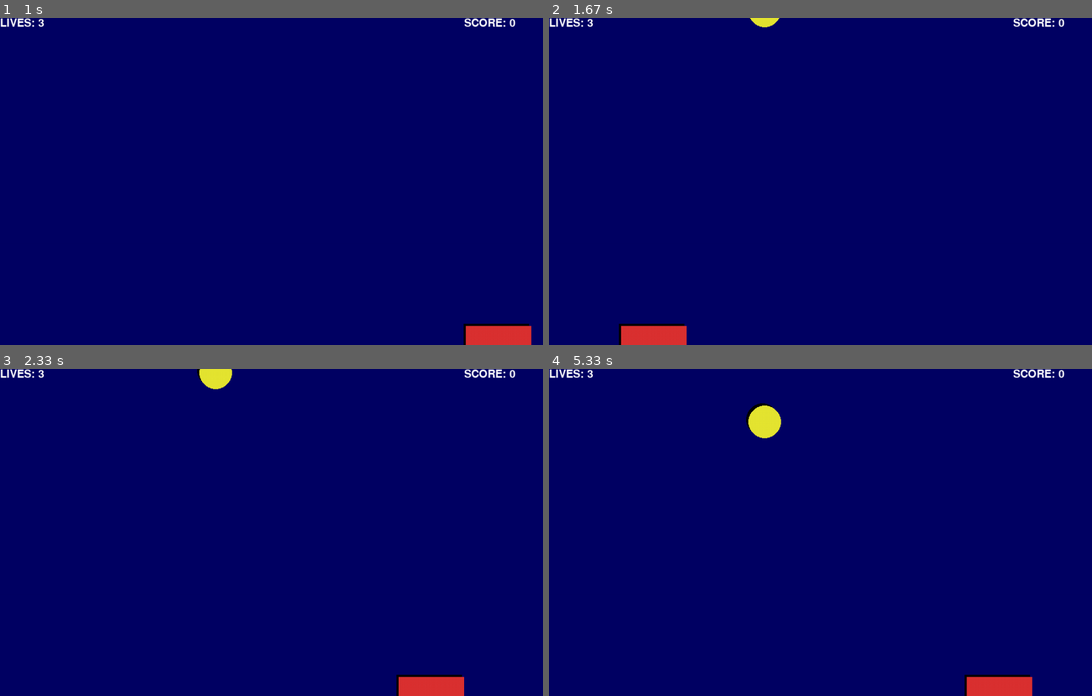
Above: before the commit, frames 1-4 (two rows, left to right).
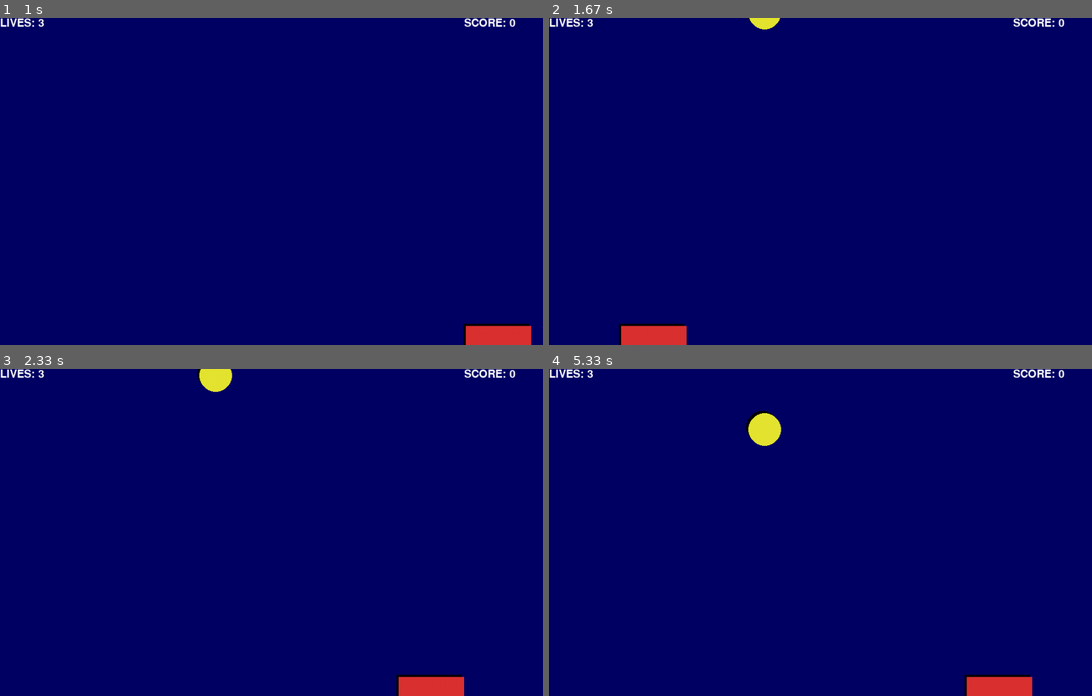
Above: after the commit, the same moments.

Repository: DeepNoceans/PythonPrograms
Game: pygame game, started from Pygame!/L3Cs/bombcatcher2.py
Two runs of this game, one before a commit and one after it. Both use one fixed random seed, a clock stepped at 60 frames per second and the inputs below.
Inputs (mouse positions are in pixels of both pictures, inside the frame that each line leads up to):
- Up to frame 1 (1 s): click (271, 181) at 0.38 s; click (466, 220) at 0.72 s
- Up to frame 2 (1.67 s): click (614, 76) at 1.05 s; click (619, 227) at 1.38 s
- Up to frame 3 (2.33 s): click (358, 411) at 1.72 s; click (396, 483) at 2.05 s
- Up to frame 4 (5.33 s): click (701, 565) at 2.38 s; click (918, 640) at 2.72 s; click (684, 588) at 3.05 s; click (1015, 431) at 3.38 s; click (641, 483) at 3.72 s; click (972, 548) at 4.05 s; click (646, 594) at 4.38 s; click (755, 640) at 4.72 s; click (967, 584) at 5.05 s

Frame 1 is identical in both runs. In frame 2, less than 0.1% of the frame differs, in the area x 36-43%, y 0-4%; in frame 3, less than 0.1%; in frame 4, 0.4%, in the area x 36-43%, y 10-24%.

Commit message:
asdf
asdf

Diff:
--- a/Pygame!/L3Cs/KB_Demo.py
+++ b/Pygame!/L3Cs/KB_Demo.py
@@ -49,9 +49,9 @@
             game_over = False
             score = 0
             seconds = 11
-            clock_start = time.clock()
+            clock_start = time()
 
-    current = time.clock() - clock_start
+    current = time() - clock_start
     speed = score * 6
     if seconds-current < 0:
         game_over = True
--- a/Pygame!/L3Cs/bombcatcher2.py
+++ b/Pygame!/L3Cs/bombcatcher2.py
@@ -1,4 +1,5 @@
-# Bomb Catcher Game
+# Mohamad Moussaoui
+
 
 import sys
 import random
@@ -58,7 +59,7 @@
 bomb_y3 = -650
 # bomb_y4 = -850
 
-vel_y = .5
+vel_y = .55
 
 #repeating loop
 while True:
--- a/Pygame!/L4Cs/L4_C1_Circle.py
+++ b/Pygame!/L4Cs/L4_C1_Circle.py
@@ -6,13 +6,13 @@
 
 pygame.init()
 
-screen = pygame.display.set_mode((600,500))
+screen = pygame.display.set_mode((1000, 1000))
 pygame.display.set_caption("Circle Demo")
 screen.fill((0,0,100))
 
-pos_x = 300
+pos_x  = 600
 
-pos_y = 250
+pos_y  = 550
 
 radius = 200
 
@@ -65,10 +65,10 @@
     y = math.sin( math.radians (angle)) * radius
 
     #draw one step around the circle
-    pos = (int(pos_x + x), int(pos_y + y)), (int(pos_x + x)+20,
-                                             int(pos_y + y)+20), (int(pos_x + x)-40, int(pos_y + y)-40), (int(pos_x + x)+100, int(pos_y + y)-10)
+    pos = (int(pos_x + x), int(pos_y + y)), (int(pos_x + x)+200,
+                                     int(pos_y + y)-320), (int(pos_x + x)-40, int(pos_y + y)-40), (int(pos_x + x)+400, int(pos_y + y)+300), (int(pos_x + x)-500, int(pos_y + y)-100)
 
-    pygame.draw.polygon(screen,color,pos, 0)
+    pygame.draw.polygon(screen,color,pos, 1)
     # pygame.draw.circle(screen, color, pos, wide, 0)
 
     pygame.display.update()
--- a/Pygame!/L4Cs/L4_C2_Clock.py
+++ b/Pygame!/L4Cs/L4_C2_Clock.py
@@ -42,7 +42,7 @@
 
 second_color = 130, 180, 255
 
-hour_color = 200, 210, 255
+hour_color = 80, 150, 255
 
 pos_x = 300
 pos_y = 250
@@ -68,8 +68,18 @@
 
     screen.fill((50, 100, 200))
 
+    for n in range(1, 51):
+        angle = math.radians(n * (360/60)-90)
+        x = math.cos(angle) * (radius+200)-600
+        y = math.sin(angle) * (radius+200)-550
+
+        x2 = math.cos(angle) * (radius+200)+900
+        y2 = math.sin(angle) * (radius+200)+750
+
+        pygame.draw.line(screen, (50, 110, 210), (x, y), (x2, y2), 20)
+
     #draw one step_around the circle
-    pygame.draw.circle (screen, white, (pos_x, pos_y), radius, 6)
+    pygame.draw.circle(screen, white, (pos_x, pos_y), radius, 6)
 
     #draw the clock numbers 1-12
 
@@ -81,14 +91,39 @@
 
         print_text2(font1, pos_x+x, pos_y+y, str(n))
 
+    for n in range(1, 61):
+        angle = math.radians(n * (360/60)-90)
+        x = math.cos(angle) * (radius-20)+300
+        y = math.sin(angle) * (radius-20)+250
+
+        x2 = math.cos(angle) * (radius-3)+300
+        y2 = math.sin(angle) * (radius-3)+250
+
+        pygame.draw.line(screen, white, (x, y), (x2, y2), 5)
+
 
 
     #get the time of day
 
-    today = datetime.today()
+    today = datetime.now()
     hours = today.hour % 12
     minutes = today.minute
     seconds = today.second
+
+    #draw the hours hand shadow
+
+    hour_angle = wrap_angle(hours * (360/12) - 90)
+    hour_angle = math.radians(hour_angle)
+
+    hour_x = math.cos(hour_angle) * (radius-80)
+
+    hour_y = math.sin(hour_angle) * (radius-80)
+    target = (pos_x+hour_x, pos_y+hour_y)
+    target2 = (pos_x+hour_x-5, pos_y+hour_y-5)
+
+    pygame.draw.line(screen, (40, 80, 160), (pos_x-5, pos_y-5), target2, 17)
+
+    #draw the seconds hand shadow
 
     sec_angle = wrap_angle(seconds * (360/60) - 90)
 
@@ -100,33 +135,7 @@
 
     pygame.draw.line(screen, (40, 80, 160), (pos_x-5, pos_y-5), target2, 6)
 
-    for n in range(1, 13):
-
-        angle = math.radians(n * (360/12) - 90)
-        x = math.cos(angle) * (radius-35) - 10
-        y = math.sin(angle) * (radius-35) - 10
-
-        print_text(font1, pos_x+x, pos_y+y, str(n))
-
-    #draw the hours hand
-
-    hour_angle = wrap_angle(hours * (360/12) - 90)
-    hour_angle = math.radians(hour_angle)
-
-    hour_x = math.cos(hour_angle) * (radius-80)
-
-    hour_y=math.sin(hour_angle) * (radius-80)
-    target=(pos_x+hour_x, pos_y+hour_y)
-
-    pygame.draw.line(
-        screen, hour_color, (pos_x-5, pos_y-5), target2, 17)
-
-    # pygame.draw.line(
-    #     screen, hour_color, (pos_x, pos_y), target, 17)
-
-
-    #draw the minutes hand
-
+    #draw the minutes hand shadow
     min_angle = wrap_angle(minutes * (360/60) - 90)
     min_angle = math.radians(min_angle)
     min_x = math.cos(min_angle) * (radius-60)
@@ -138,6 +147,39 @@
 
     pygame.draw.line(screen, (40, 80, 160), (pos_x-5, pos_y-5), target2, 12)
 
+    for n in range(1, 13):
+
+        angle = math.radians(n * (360/12) - 90)
+        x = math.cos(angle) * (radius-50) - 20
+        y = math.sin(angle) * (radius-50) - 20
+
+        print_text(font1, pos_x+x, pos_y+y, str(n))
+
+    #draw the hours hand
+
+    hour_angle = wrap_angle(hours * (360/12) - 90)
+    hour_angle = math.radians(hour_angle)
+
+    hour_x = math.cos(hour_angle) * (radius-80)
+
+    hour_y=math.sin(hour_angle) * (radius-80)
+    target=(pos_x+hour_x, pos_y+hour_y)
+    target2 = (pos_x+hour_x-5, pos_y+hour_y-5)
+
+
+    pygame.draw.line(screen, hour_color, (pos_x, pos_y), target, 17)
+
+
+    #draw the minutes hand
+
+    min_angle = wrap_angle(minutes * (360/60) - 90)
+    min_angle = math.radians(min_angle)
+    min_x = math.cos(min_angle) * (radius-60)
+    min_y = math.sin(min_angle) * (radius-60)
+    target = (pos_x+min_x, pos_y+min_y)
+    target2 = (pos_x+min_x-5, pos_y+min_y-5)
+
+
     pygame.draw.line(screen, minute_color, (pos_x, pos_y), target, 12)
 
     #draw the seconds hand
@@ -147,6 +189,9 @@
     target = (pos_x+sec_x, pos_y+sec_y)
     target2 = (pos_x+sec_x-5, pos_y+sec_y-5)
 
+    sec_angle = wrap_angle(seconds * (360/60) - 90)
+
+
     pygame.draw.line(screen, second_color, (pos_x, pos_y), target, 6)
 
     minutes = "{:02d}".format(minutes)
--- a/Pygame!/L4Cs/asdfasdf.py
+++ b/Pygame!/L4Cs/asdfasdf.py
@@ -8,7 +8,20 @@
 
 screen = pygame.display.set_mode((1000, 1000))
 
-pygame.display.set_caption("Ellipse")
+pygame.display.set_caption("Wierd Polygon")
+
+
+pos_x = 500
+
+pos_y = 450
+
+radius = 200
+
+angle = 360
+
+wide = 40
+
+color = (255,255,255)
 
 while True:
     for event in pygame.event.get():
@@ -18,10 +31,8 @@
     screen.fill((20, 20, 20))
 
 
+    pos = (int(pos_x), int(pos_y)), (int(pos_x)+200,
+                                            int(pos_y)-320), (int(pos_x)-40, int(pos_y)-40), (int(pos_x)+400, int(pos_y)+300), (int(pos_x)-500, int(pos_y)-100)
 
-
-    pos = (int(pos_x + x), int(pos_y + y)), (int(pos_x + x)+20,
-                                            int(pos_y + y)+20), (int(pos_x + x)-40, int(pos_y + y)-40), (int(pos_x + x)+100, int(pos_y + y)-10)
-
-    pygame.draw.polygon(screen, color, pos, 0)
+    pygame.draw.polygon(screen, color, pos, 1)
     pygame.display.update()
--- a/Pygame!/Lesson1Challenges/L1_C1_.py
+++ b/Pygame!/Lesson1Challenges/L1_C1_.py
@@ -11,7 +11,7 @@
 
 while True:
     for event in pygame.event.get():
-        if event.type in (QUIT, KEYDOWN):
+        if event.type == QUIT:
             sys.exit()
 
     screen.fill((20,20,20))
--- a/Pygame!/Lesson1Challenges/L1_C2_.py
+++ b/Pygame!/Lesson1Challenges/L1_C2_.py
@@ -1,5 +1,6 @@
 import pygame
 import random
+import sys
 from pygame.locals import *
 
 pygame.init()
@@ -11,7 +12,7 @@
 
 while True:
     for event in pygame.event.get():
-        if event.type in (QUIT, KEYDOWN):
+        if event.type == QUIT:
             sys.exit()
 
     screen.fill((100, 120, 150))
--- a/Pygame!/Lesson1Challenges/L1_C3_.py
+++ b/Pygame!/Lesson1Challenges/L1_C3_.py
@@ -28,7 +28,7 @@
 
 while True:
     for event in pygame.event.get():
-        if event.type in (QUIT, KEYDOWN):
+        if event.type == QUIT:
             sys.exit()
 
 
Renamed: Pygame!/TriviaGame.py -> Pygame!/L2_C2_TriviaGame.py
Renamed: Pygame!/L3Cs/mousedemo.py -> Pygame!/L3Cs/Mouse_Demo.py
Renamed: Pygame!/Lesson2Challenges/L2_C1_.py -> Pygame!/Lesson2Challenges/L2_C1_MadLib.py
